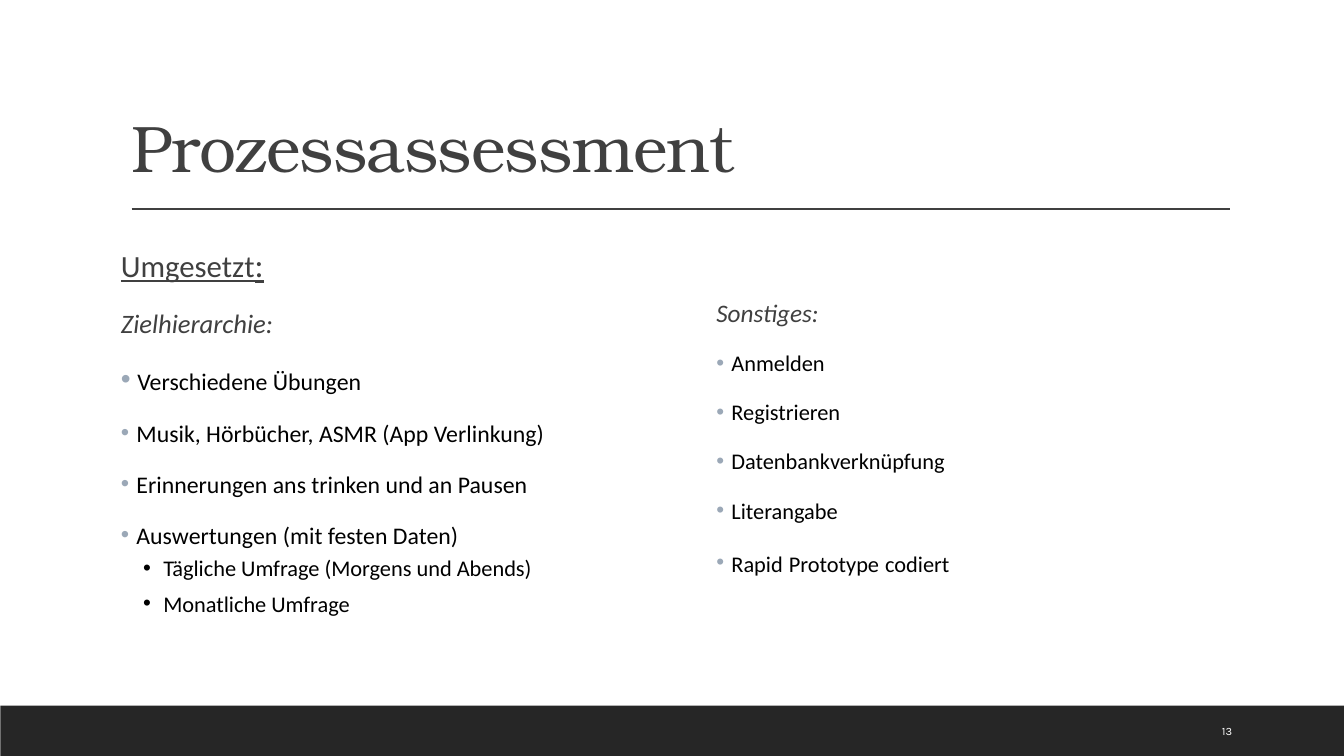
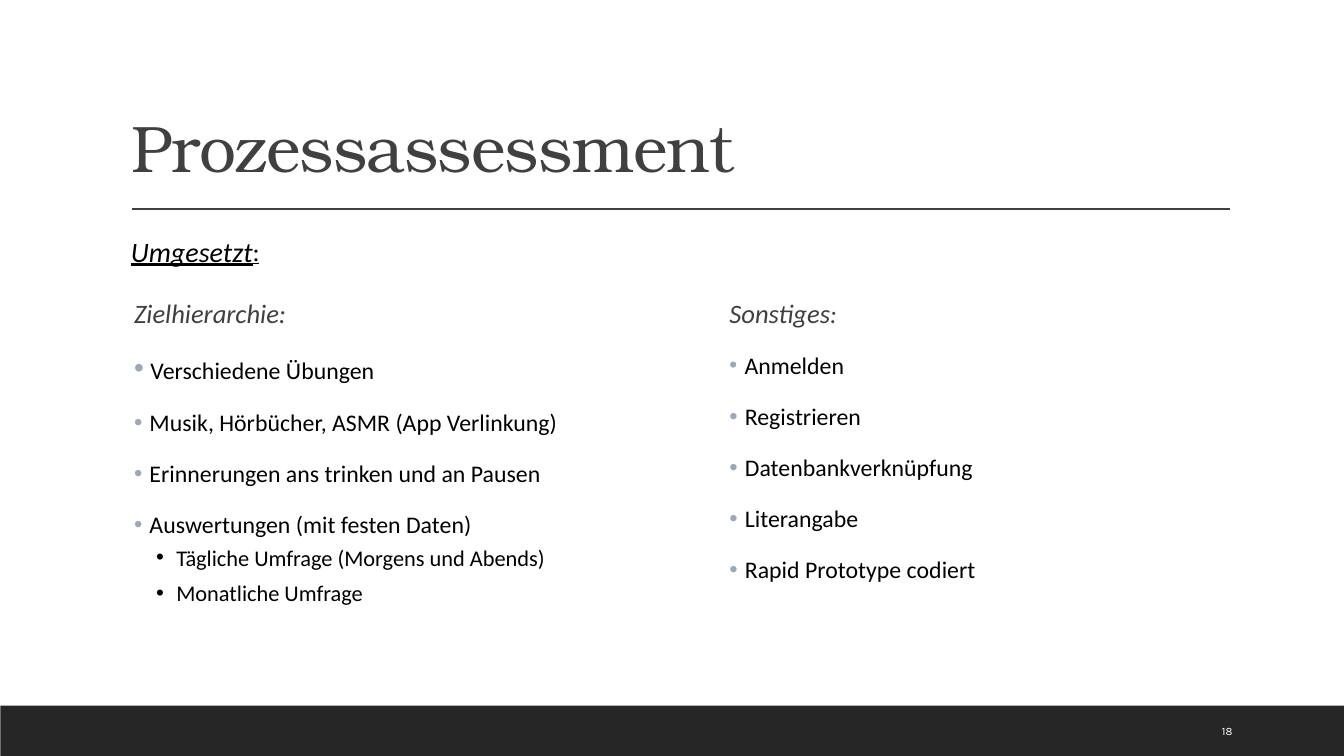
Before and after one commit to Kplacken/EPWS2020SerttasPlackenhohn, a slide deck: slide 18 of Audits/Audit 4/WS2020_SerttasPlackenhohn_Audit4.pptx (slide 13 before the commit). Drawn at 1344x756 pixels with LibreOffice and Linux fonts; fonts in the diff are those of the drawing. Boxes give left, top, right and bottom in pixels: in the first picture for what was removed or moved away, otherwise in the second. Text is boxed around its words. In the diff, an @@ line names an element or a change of style, - is before the commit and + after.

```diff
--- a/Audits/Audit 4/WS2020_SerttasPlackenhohn_Audit4.pptx
+++ b/Audits/Audit 4/WS2020_SerttasPlackenhohn_Audit4.pptx
@@ text at (121, 257, 255, 283): paragraph removed @@
-Umgesetzt:
@@ text added at (131, 244, 260, 267), 20 pt, text #000000, italic, underline @@
+Umgesetzt:
@@ text "Zielhierarchie:": place and size @@
-text "Zielhierarchie:" at (121, 257, 544, 616)
+text "Zielhierarchie:" at (134, 304, 557, 605)
@@ text "Sonstiges:": place and size @@
-text "Sonstiges:" at (716, 304, 949, 576)
+text "Sonstiges:" at (729, 304, 976, 582)
@@ text "Sonstiges:" at (729, 304, 976, 582): size 18 to 19 pt in "Sonstiges:"; size 16 to 17 pt in "Anmelden", "Registrieren", "Datenbankverknüpfung", "Literangabe" and 1 more places @@
```
Also in this commit, not shown: 3 other slides changed, 5 slides added.
